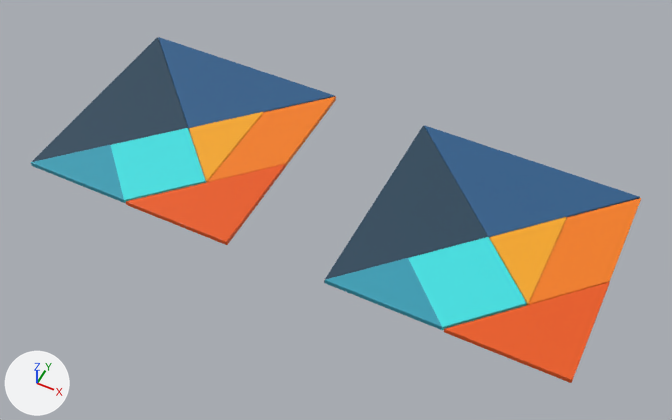
The glTF model Tangram.glb: old version first, new version second.
Rendered twice from a 50 mm camera at (1.8, -4.64, 6.09) aimed at (-0.7, 0.34, -0.14). The axes (+X, +Y, +Z) are drawn at lower left. The lights are the same throughout. Where no turn or scale is listed for an object, it has been applied to the vertices.
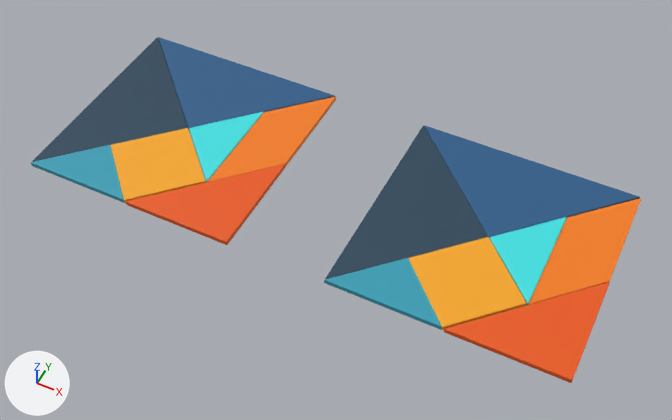
Edits to the scene script, one JSON object a line:
```json
{"block": "me_plane_029", "where": "me_plane_029.from_pydata(...)  # 42 vertices, 80 faces; spans x -0.342..0.172, y -0.514..0.514, z 0.0..0.05"}
{"op": "remove", "block": "me_plane_029", "code": "me_plane_029.materials.append(mat_material4)  # orange #f7a81f"}
{"op": "add", "block": "me_plane_029", "code": "me_plane_029.materials.append(mat_material6)  # cyan #3fe1e3"}
{"block": "me_plane_030", "where": "me_plane_030.from_pydata(...)  # 56 vertices, 108 faces; spans x -0.514..0.514, y -0.514..0.514, z 0.0..0.05"}
{"op": "remove", "block": "me_plane_030", "code": "me_plane_030.materials.append(mat_material6)  # cyan #3fe1e3"}
{"op": "add", "block": "me_plane_030", "code": "me_plane_030.materials.append(mat_material4)  # orange #f7a81f"}
{"block": "me_plane_033", "where": "me_plane_033.from_pydata(...)  # 56 vertices, 108 faces; spans x -0.514..0.514, y -0.514..0.514, z 0.0..0.05"}
{"op": "remove", "block": "me_plane_033", "code": "me_plane_033.materials.append(mat_material6)  # cyan #3fe1e3"}
{"op": "add", "block": "me_plane_033", "code": "me_plane_033.materials.append(mat_material4)  # orange #f7a81f"}
{"block": "me_plane_038", "where": "me_plane_038.from_pydata(...)  # 42 vertices, 80 faces; spans x -0.342..0.172, y -0.514..0.514, z 0.0..0.05"}
{"op": "remove", "block": "me_plane_038", "code": "me_plane_038.materials.append(mat_material4)  # orange #f7a81f"}
{"op": "add", "block": "me_plane_038", "code": "me_plane_038.materials.append(mat_material6)  # cyan #3fe1e3"}
```

What differs and where, as boxes (x1, y1, x2, y2) in the pictures (672 x 420 px):
```json
{"object": "Plane.006", "change": "recoloured", "before": [408, 237, 527, 330], "after": [408, 237, 527, 330], "on screen": "cyan to orange"}
{"object": "Plane.029", "change": "recoloured", "before": [111, 128, 206, 203], "after": [111, 128, 206, 203], "on screen": "cyan to orange"}
{"object": "Plane.033", "change": "recoloured", "before": [490, 217, 567, 305], "after": [490, 217, 567, 305], "on screen": "orange to cyan"}
{"object": "Plane.028", "change": "recoloured", "before": [189, 112, 264, 182], "after": [189, 112, 264, 182], "on screen": "orange to cyan"}
```
